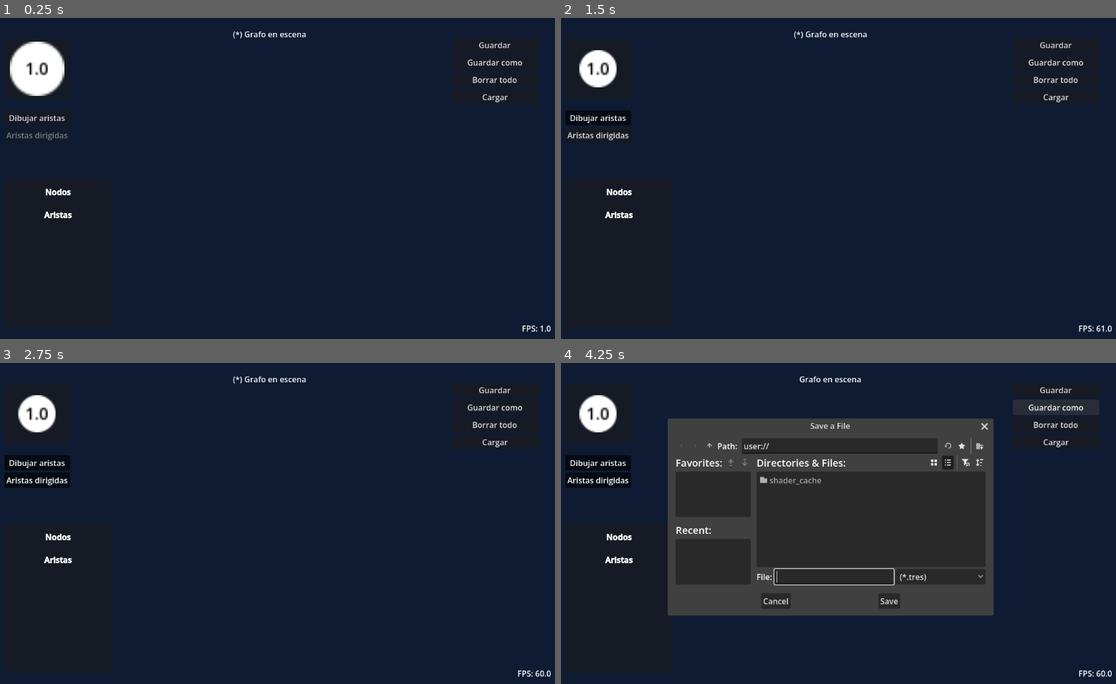
Above: before the commit, frames 1-4 (two rows, left to right).
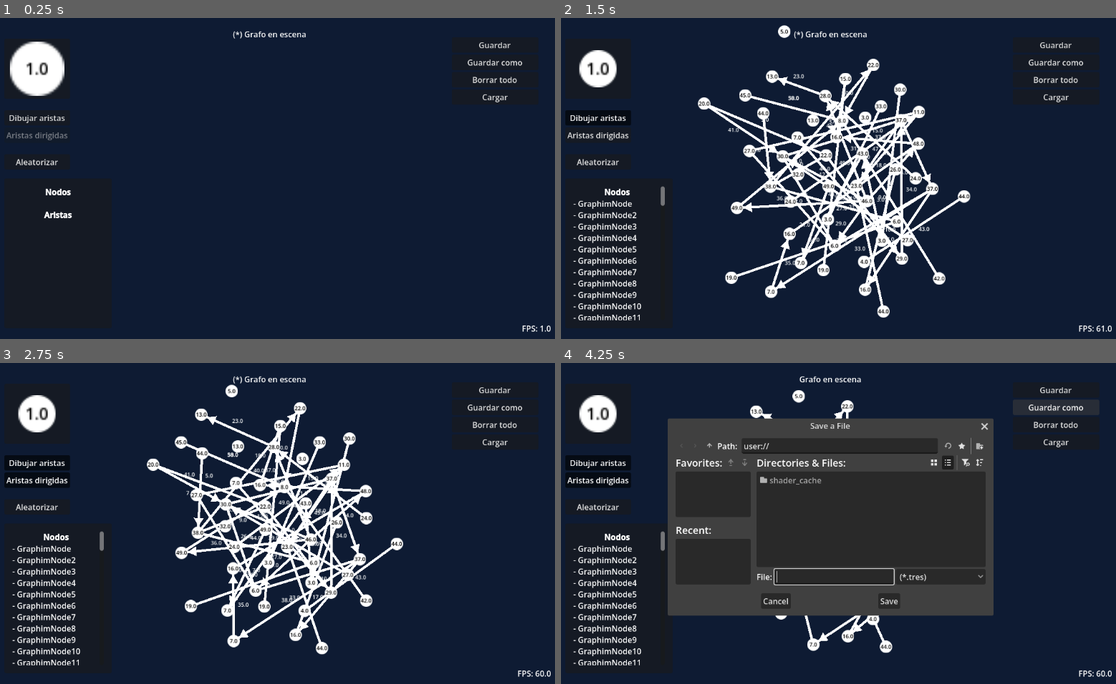
Above: after the commit, the same moments.

Repository: Andresit1524/graphim
Game: Godot game, scene res://assets/world/world.tscn
Same seed, same stepped clock (60 frames per second), same inputs: the game is played once before the commit and once after it.
Inputs (mouse positions are in pixels of both pictures, inside the frame that each line leads up to):
- Up to frame 1 (0.25 s): no input
- Up to frame 2 (1.5 s): click (599, 162) at 0.5 s, where only the run after the commit has a clickable "Aleatorizar"; click "Dibujar aristas" at 1.25 s
- Up to frame 3 (2.75 s): click "Aristas dirigidas" at 2 s
- Up to frame 4 (4.25 s): click "Guardar" at 2.75 s; click "Guardar como" at 3.5 s

The runs differ from the first frame. In frame 1, less than 0.1% of the frame differs, in the area x 2-11%, y 43-46%; in frame 2, 12%, in the area x 2-74%, y 2-95%; in frame 3, 11%; in frame 4, 2.5%.

Commit message:
Botón para aleatorizar grafos

Diff:
--- a/assets/world/world.gd
+++ b/assets/world/world.gd
@@ -151,6 +151,46 @@
 		new_edge.data.refresh()
 
 	print("[World] Cargado")
+
+
+## Genera un grafo al azar
+func _randomize() -> void:
+	_delete_graph()
+
+	const RANDOM_SIZE = 50
+	const SPREAD_SIZE = 200
+
+	var count = randi_range(1, RANDOM_SIZE)
+
+	# Nodos
+	for i in count:
+		var new_node: GraphimNode = node_scene.instantiate()
+		nodes.add_child(new_node, true)
+		new_node.data.weight = randi_range(2, RANDOM_SIZE)
+		new_node.data.refresh()
+		new_node.position = Vector2(
+			randf_range(-SPREAD_SIZE, SPREAD_SIZE),
+			randf_range(-SPREAD_SIZE, SPREAD_SIZE)
+		)
+
+	# Conexiones
+	for i in count:
+		var node_a: GraphimNode = null
+		var node_b: GraphimNode = null
+
+		var max_attemps := 100000
+		for j in max_attemps:
+			node_a = nodes.get_children().pick_random()
+			node_b = nodes.get_children().pick_random()
+			if node_a != node_b: break
+
+		var new_edge: GraphimEdge = edge_scene.instantiate()
+		edges.add_child(new_edge, true)
+		new_edge.data.directed = [true, false].pick_random()
+		new_edge.data.weight = randi_range(1, RANDOM_SIZE)
+		new_edge.data.start_node = node_a
+		new_edge.data.end_node = node_b
+		new_edge.data.refresh()
 
 
 ## Auxiliar: limpia la ruta del archivo de guardado
@@ -254,4 +294,8 @@
 	drawing_directed = not drawing_directed
 
 
+func _on_randomize_button_pressed() -> void:
+	_randomize()
+
+
 #endregion
--- a/assets/world/world.tscn
+++ b/assets/world/world.tscn
@@ -74,6 +74,15 @@
 disabled = true
 toggle_mode = true
 text = "Aristas dirigidas"
+
+[node name="Space2" type="Control" parent="CanvasLayer/UI/Tools" unique_id=1390345702]
+custom_minimum_size = Vector2(0, 15)
+layout_mode = 2
+
+[node name="RandomizeButton" type="Button" parent="CanvasLayer/UI/Tools" unique_id=774338974]
+unique_name_in_owner = true
+layout_mode = 2
+text = "Aleatorizar"
 
 [node name="Actions" type="VBoxContainer" parent="CanvasLayer/UI" unique_id=1010987770]
 unique_name_in_owner = true
@@ -192,6 +201,7 @@
 
 [connection signal="pressed" from="CanvasLayer/UI/Tools/DrawEdgesButton" to="." method="_on_draw_button_pressed"]
 [connection signal="pressed" from="CanvasLayer/UI/Tools/DirectedEdgesButton" to="." method="_on_directed_button_pressed"]
+[connection signal="pressed" from="CanvasLayer/UI/Tools/RandomizeButton" to="." method="_on_randomize_button_pressed"]
 [connection signal="pressed" from="CanvasLayer/UI/Actions/SaveButton" to="CanvasLayer/UI/Actions" method="_on_save_button_pressed"]
 [connection signal="pressed" from="CanvasLayer/UI/Actions/SaveAsButton" to="CanvasLayer/UI/Actions" method="_on_save_as_button_pressed"]
 [connection signal="pressed" from="CanvasLayer/UI/Actions/DeleteButton" to="CanvasLayer/UI/Actions" method="_on_delete_button_pressed"]
Not shown, changed: .docs/Changelog.md
